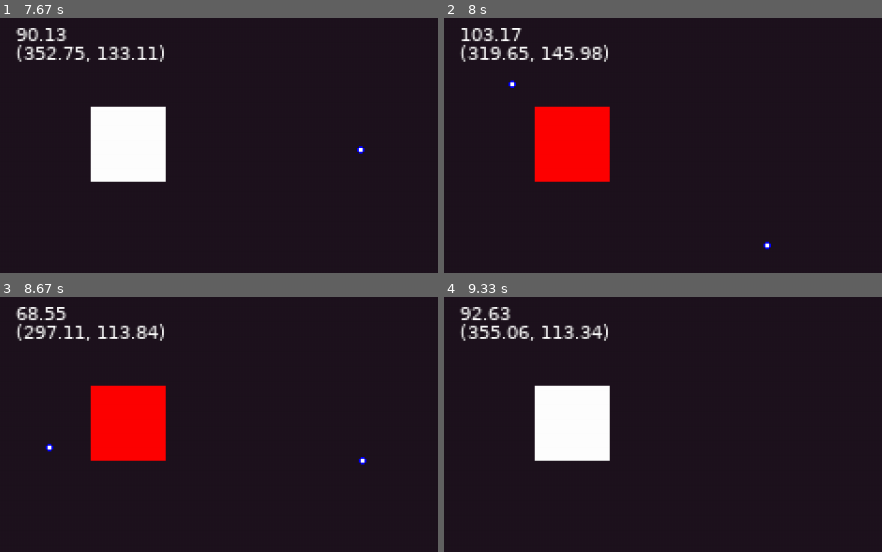
Above: before the commit, frames 1-4 (two rows, left to right).
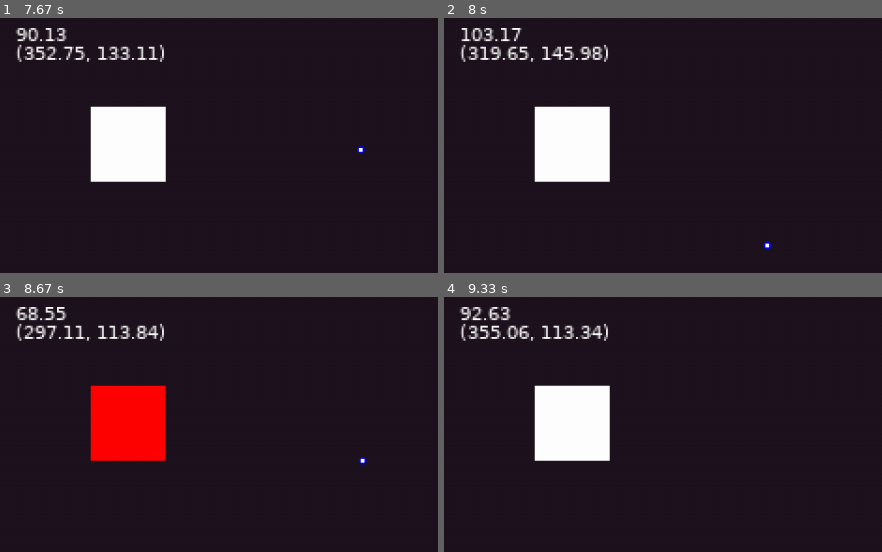
Above: after the commit, the same moments.

Repository: unnamedItem/pygame_projects
Game: pygame game, started from minigames/shooter_mouse/main.py
Two runs of this game, one before a commit and one after it. Both use one fixed random seed, a clock stepped at 60 frames per second and the inputs below.
Inputs (mouse positions are % of the whole screen's width and height, from its top left):
- Up to frame 1 (7.67 s): hold D 0.33-0.8 s; move the mouse to (47, 63) at 0.37 s; click (51, 65) at 0.88 s; hold W 1.17-1.47 s; click (26, 59) at 1.25 s; hold D 1.5-1.97 s; click (19, 40) at 1.58 s; hold A 2-2.53 s; click (66, 17) at 2.08 s; hold S 2.57-2.87 s; click (63, 68) at 2.65 s; hold A 2.9-3.3 s; click (53, 18) at 2.98 s; hold W 3.33-3.7 s; click (14, 54) at 3.42 s; hold D 3.73-4.37 s; click (52, 70) at 3.82 s; hold S 4.4-4.77 s; click (48, 38) at 4.48 s; hold A 4.8-5.27 s; click (77, 76) at 4.88 s; hold D 5.3-5.77 s; click (34, 19) at 5.38 s; hold W 5.8-6.1 s; click (78, 47) at 5.88 s; hold D 6.13-6.6 s; click (12, 32) at 6.22 s; hold A 6.63-7.17 s; click (88, 49) at 6.72 s; hold S 7.2-7.5 s; click (73, 37) at 7.28 s; hold A from 7.53 s (still down); click (19, 43) at 7.62 s
- Up to frame 2 (8 s): release A at 7.93 s; hold W from 7.97 s (still down)
- Up to frame 3 (8.67 s): click (21, 35) at 8.05 s; release W at 8.33 s; hold D from 8.37 s (still down); click (20, 18) at 8.45 s
- Up to frame 4 (9.33 s): release D at 9 s; hold S from 9.03 s (still down); click (74, 29) at 9.12 s
The pictures show only the part of the screen within x 0-50%, y 0-50%; the shares and areas given below are measured in that part.

Frame 1 is identical in both runs. In frame 2, 5.2% of the frame differs, in the area x 14-38%, y 24-65%; in frame 3, less than 0.1%; in frame 4, nothing differs.

Commit message:
bullet disabled at hit

Diff:
--- a/minigames/shooter_mouse/main.py
+++ b/minigames/shooter_mouse/main.py
@@ -116,6 +116,7 @@
                 collide = pygame.sprite.collide_rect(self.tarjet, bullet)
                 if collide:
                     self.tarjet.image.fill(RED)
+                    bullet.disabled = 1
                     self.last_hit = pygame.time.get_ticks()
 
         if pygame.time.get_ticks() - self.last_hit > 100:
